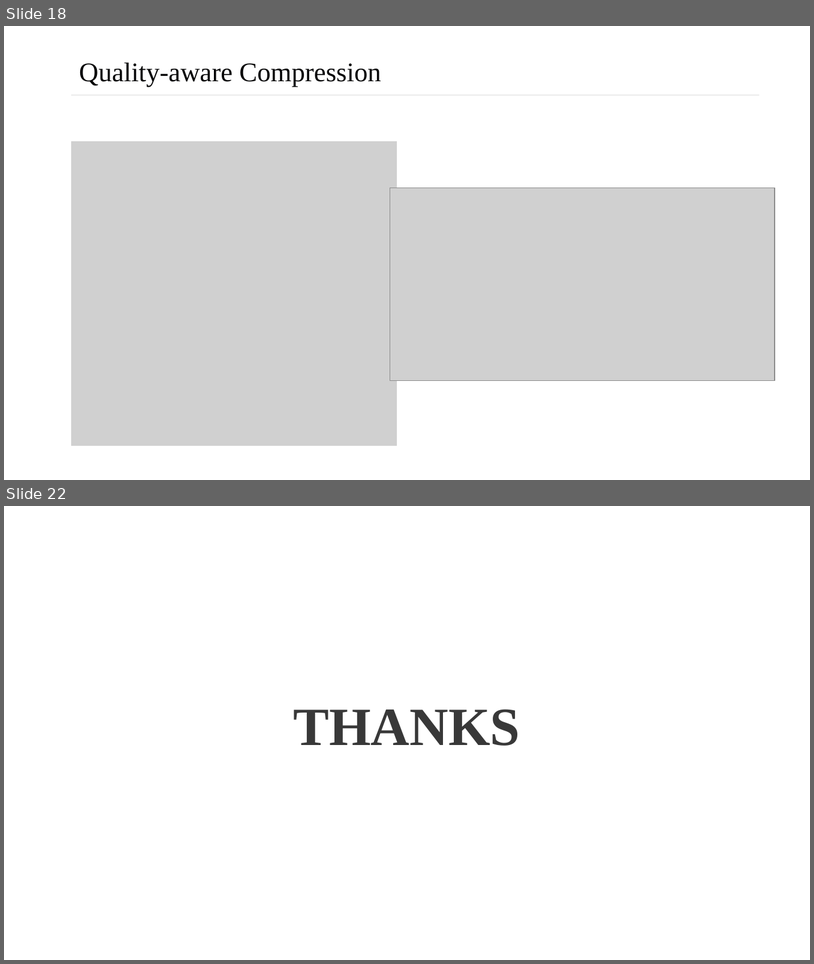
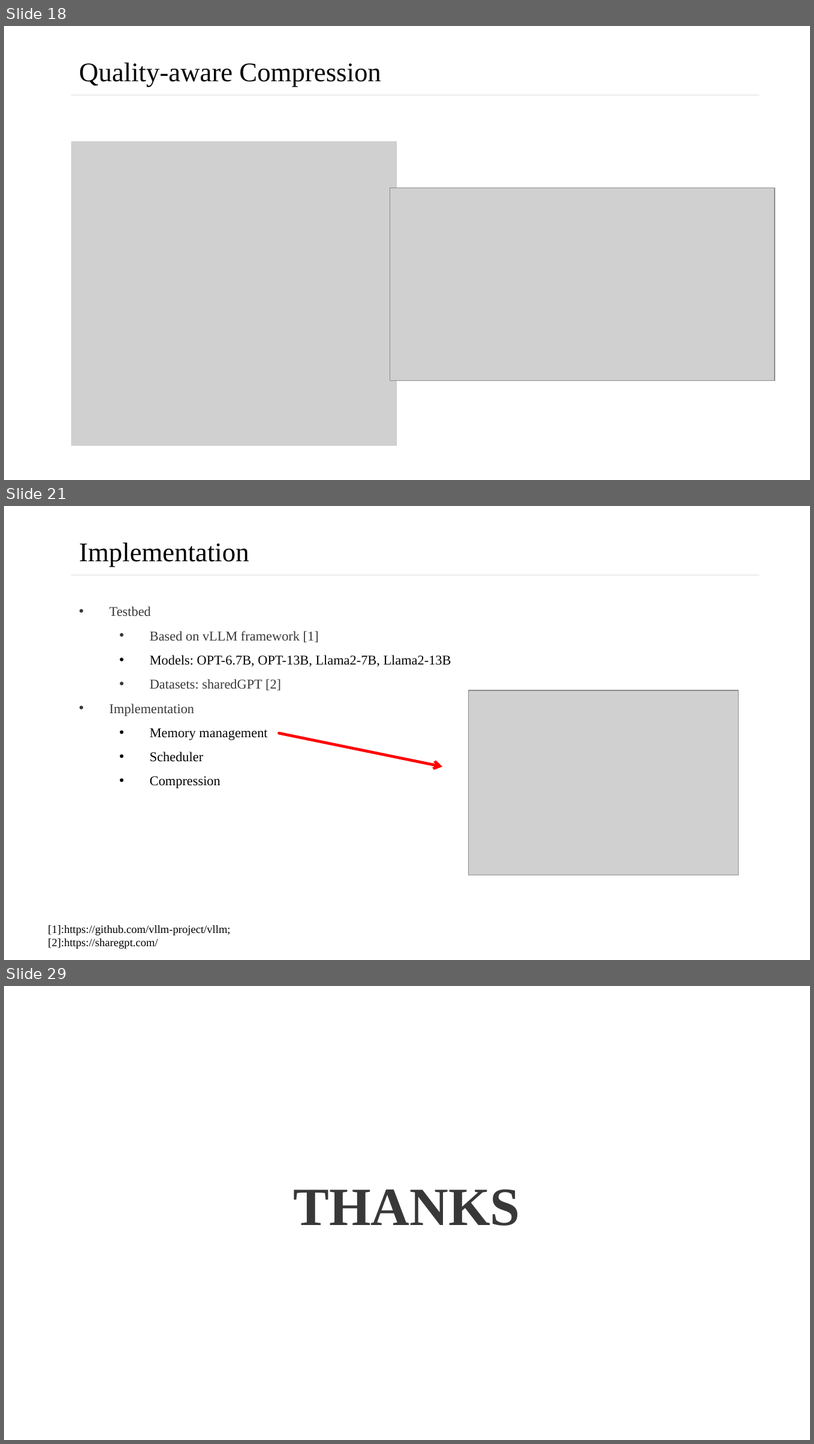
Before and after one commit to cseuconn/CSE-2024-Fall-OS, a slide deck: Kexin_Ricky_Dawei_John/Accelerating Trasformers via Multi-tiered Memory.pptx. Shown one above the other, each under a label of ours: slides 18 and 22 before the commit, slides 18, 21 and 29 after it; the slides between them are not shown. The pictures are 814x964 and 814x1444 pixels, drawn with LibreOffice and Linux fonts; fonts in the diff are those of the drawing; grey boxes stand for pictures. Boxes give left, top, right and bottom in pixels: in the first picture for what was removed or moved away, otherwise in the second. Text is boxed around its words. In the diff, an @@ line names an element or a change of style, - is before the commit and + after.

Commit message:
update slides for the group project

```diff
--- a/Kexin_Ricky_Dawei_John/Accelerating Trasformers via Multi-tiered Memory.pptx
+++ b/Kexin_Ricky_Dawei_John/Accelerating Trasformers via Multi-tiered Memory.pptx
@@ slide 21 added at (x1=4, y1=506, x2=810, y2=960), background #FFFFFF @@
@@ text added at (x1=79, y1=543, x2=249, y2=567), 24 pt, text #000000 @@
+Implementation
@@ rectangle added at (x1=71, y1=574, x2=759, y2=574), fill #646464 @@
@@ text added at (x1=110, y1=606, x2=452, y2=788), 12 pt, text #383838 @@
+• Testbed
+  • Based on vLLM framework [1]
+  • Models: OPT-6.7B, OPT-13B, Llama2-7B, Llama2-13B
+  • Datasets: sharedGPT [2]
+• Implementation
+  • Memory management
+  • Scheduler
+  • Compression
@@ picture added at (x1=468, y1=690, x2=738, y2=874) @@
@@ arrow added from (279, 733) to (443, 766), #FF0000 2.5 pt @@
@@ text added at (x1=48, y1=925, x2=230, y2=948), 10 pt, text #000000 @@
+[1]:https://github.com/vllm-project/vllm;
+[2]:https://sharegpt.com/
@@ what was slide 22 is now slide 29 @@
```
Also in this commit, not shown: 6 slides changed, 6 other slides added.
